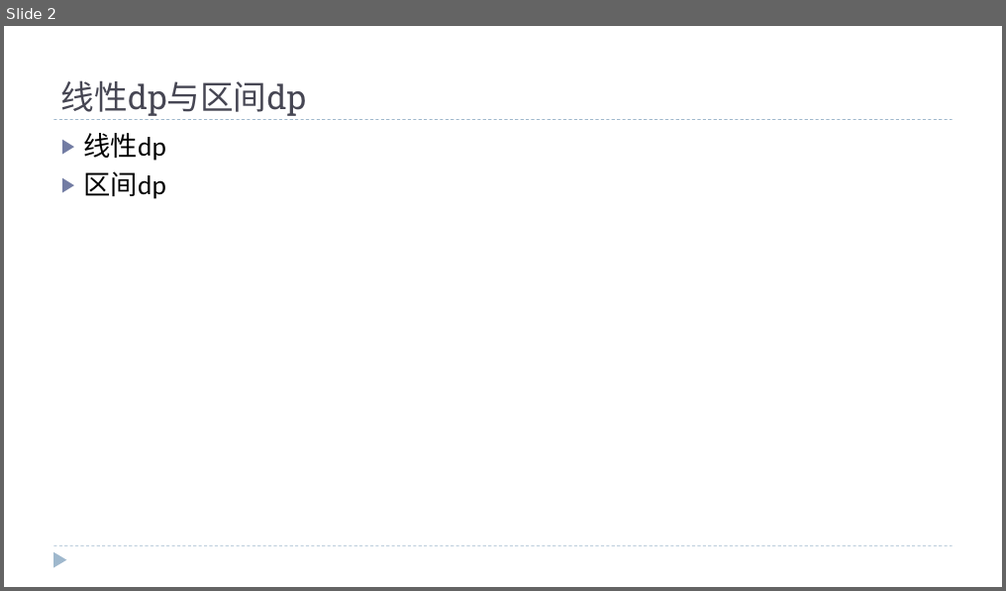
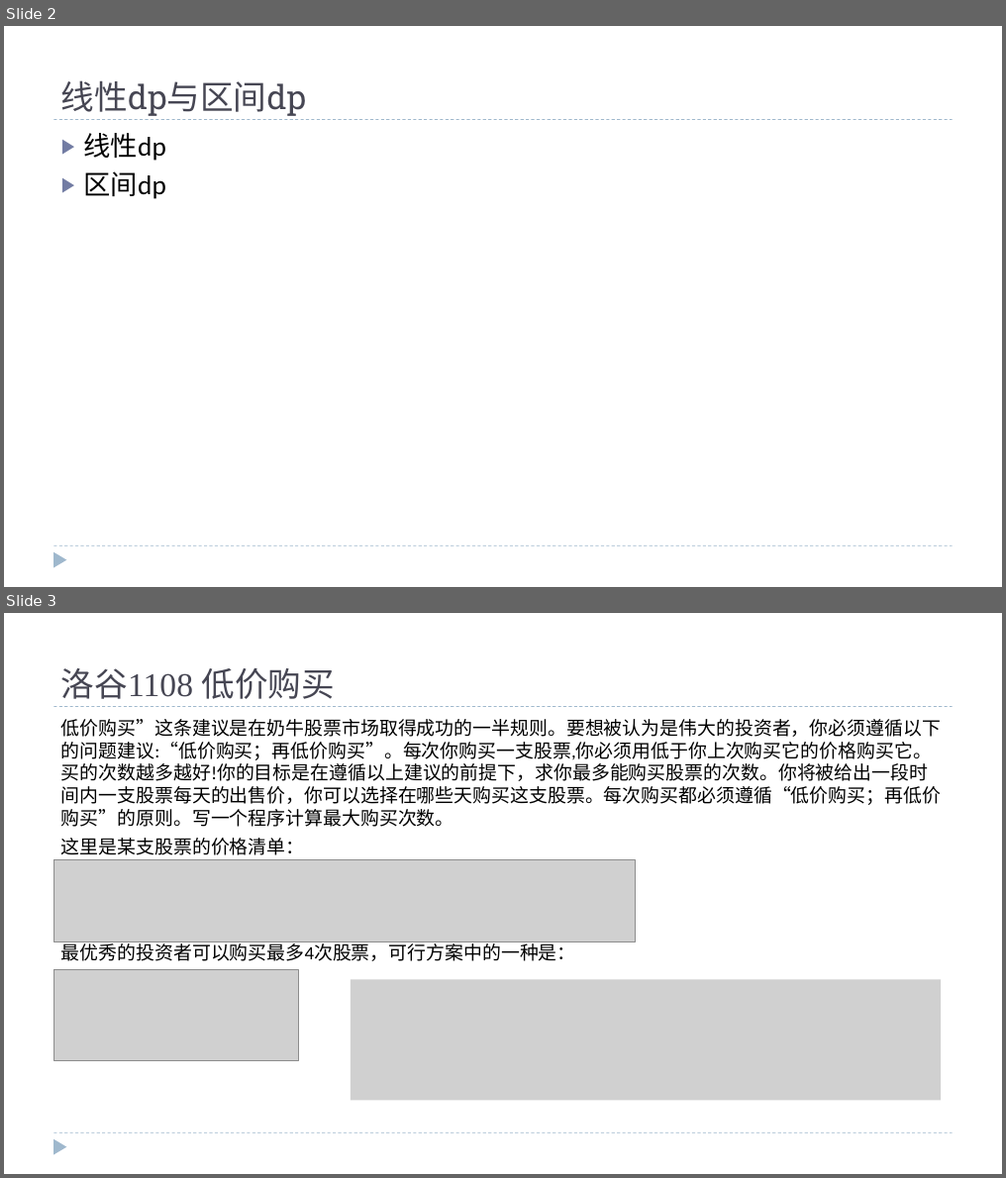
Before and after one commit to fxsc03/-, a slide deck: wd/线性dp与区间dp.pptx. Shown one above the other, each under a label of ours: slide 2 before the commit, slides 2 and 3 after it. The pictures are 1006x591 and 1006x1178 pixels, drawn with LibreOffice and Linux fonts; fonts in the diff are those of the drawing; grey boxes stand for pictures. Boxes give left, top, right and bottom in pixels: in the first picture for what was removed or moved away, otherwise in the second. Text is boxed around its words. In the diff, an @@ line names an element or a change of style, - is before the commit and + after.

```diff
--- a/wd/线性dp与区间dp.pptx
+++ b/wd/线性dp与区间dp.pptx
@@ slide 3 added at [4,613,1002,1174], background #FFFFFF; not listed: 3 template elements that a slide beside it also shows @@
@@ title added at [61,667,335,699], 32 pt, text #464653 @@
+洛谷1108 低价购买
@@ text added at [61,719,941,961], 18 pt, text #000000 @@
+低价购买”这条建议是在奶牛股票市场取得成功的一半规则。要想被认为是伟大的投资者，你必须遵循以下的问题建议:“低价购买；再低价购买”。每次你购买一支股票,你必须用低于你上次购买它的价格购买它。买的次数越多越好!你的目标是在遵循以上建议的前提下，求你最多能购买股票的次数。你将被给出一段时间内一支股票每天的出售价，你可以选择在哪些天购买这支股票。每次购买都必须遵循“低价购买；再低价购买”的原则。写一个程序计算最大购买次数。
+这里是某支股票的价格清单：
+最优秀的投资者可以购买最多4次股票，可行方案中的一种是：
@@ picture added at [54,860,635,942] @@
@@ picture added at [54,970,299,1060] @@
@@ picture added at [350,980,942,1101] @@
```
Also in this commit, not shown: 1 slide changed, 14 other slides added, 1 slide removed, 7 other files.
